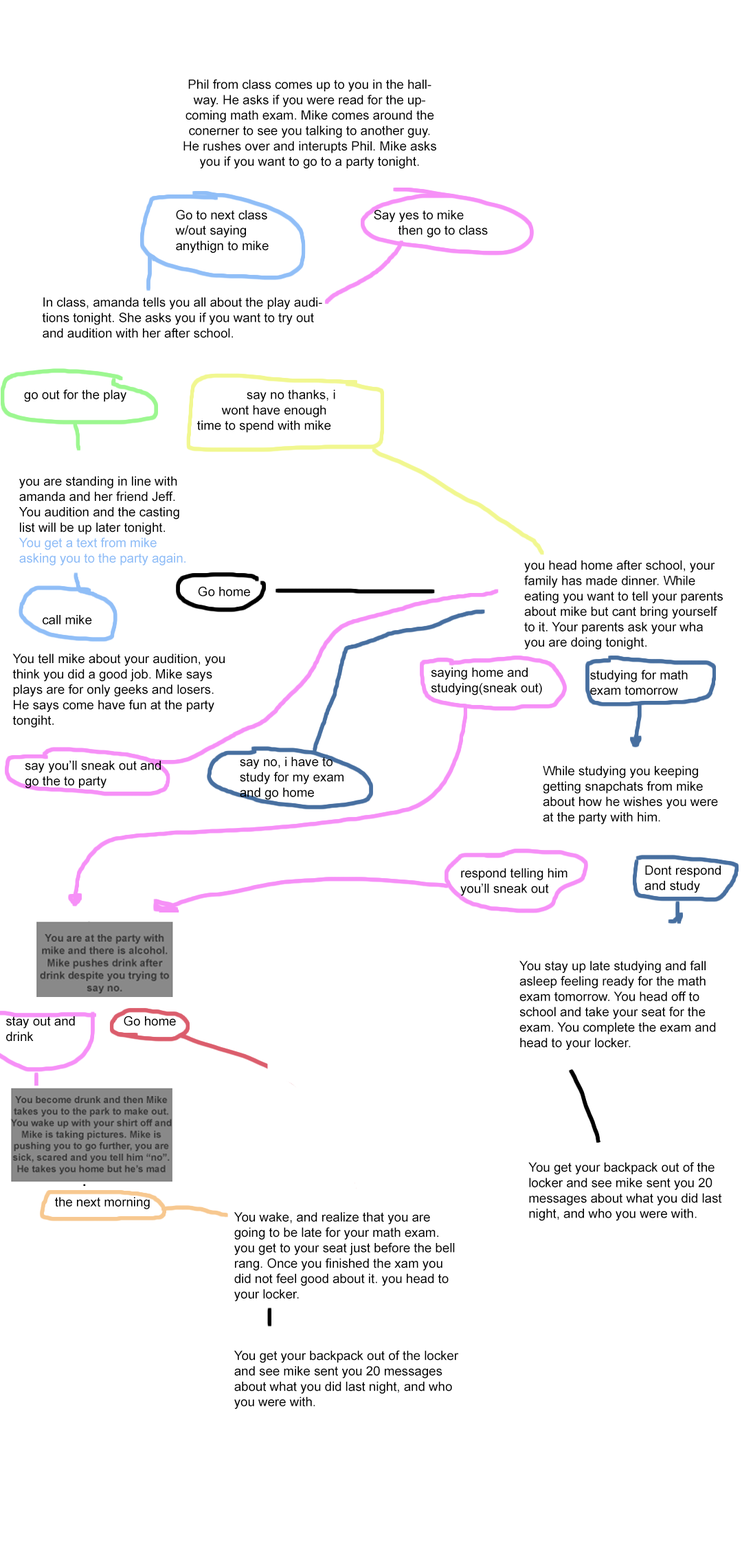
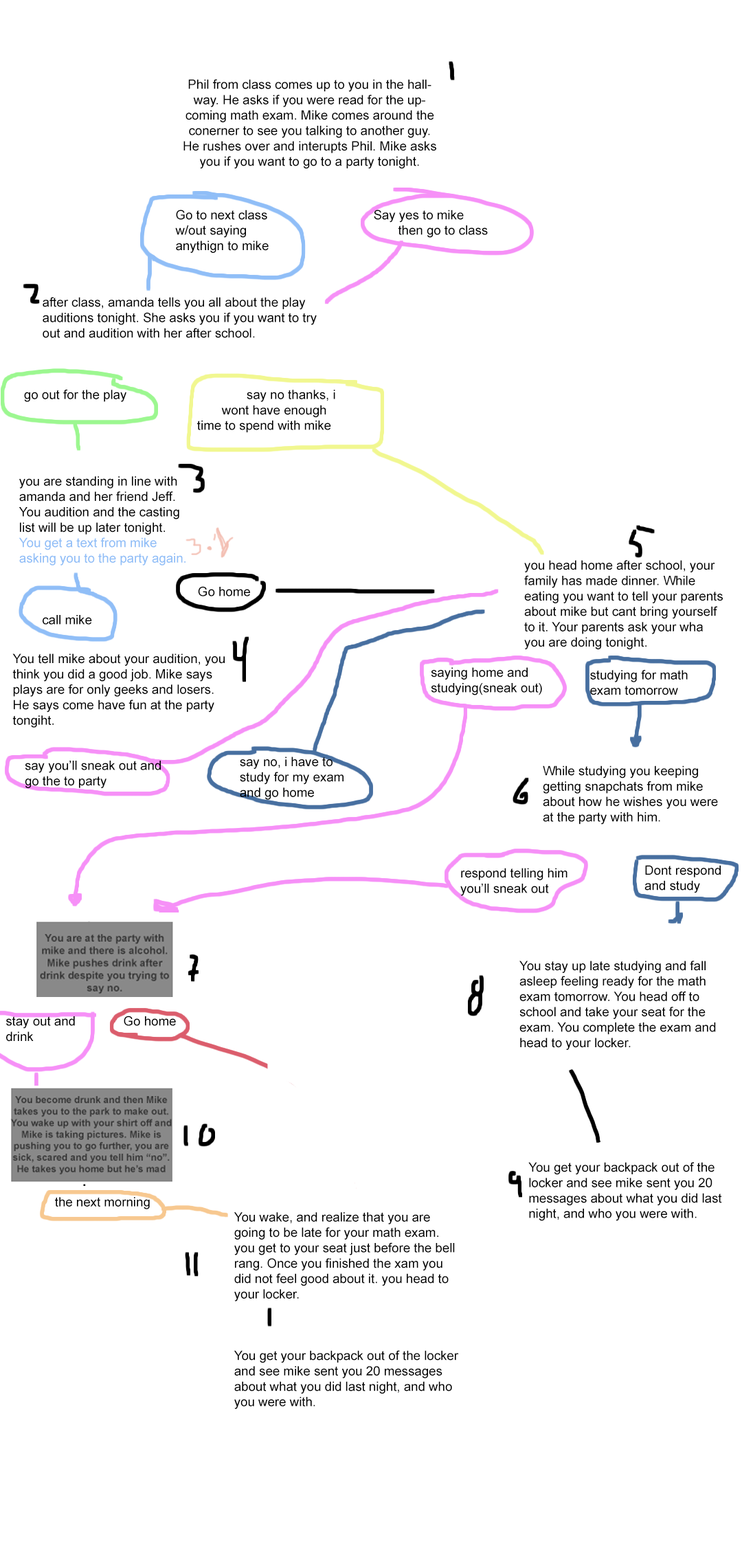
Revision of a layered 742x1568 image; what changed, layer by layer:
renamed "In class, amanda tells you all about the play auditions tonight" to "after class, amanda tells you all about the play auditions toni", painted on it over box(41, 296, 323, 339)
painted on "Background" over box(22, 61, 655, 1277)
